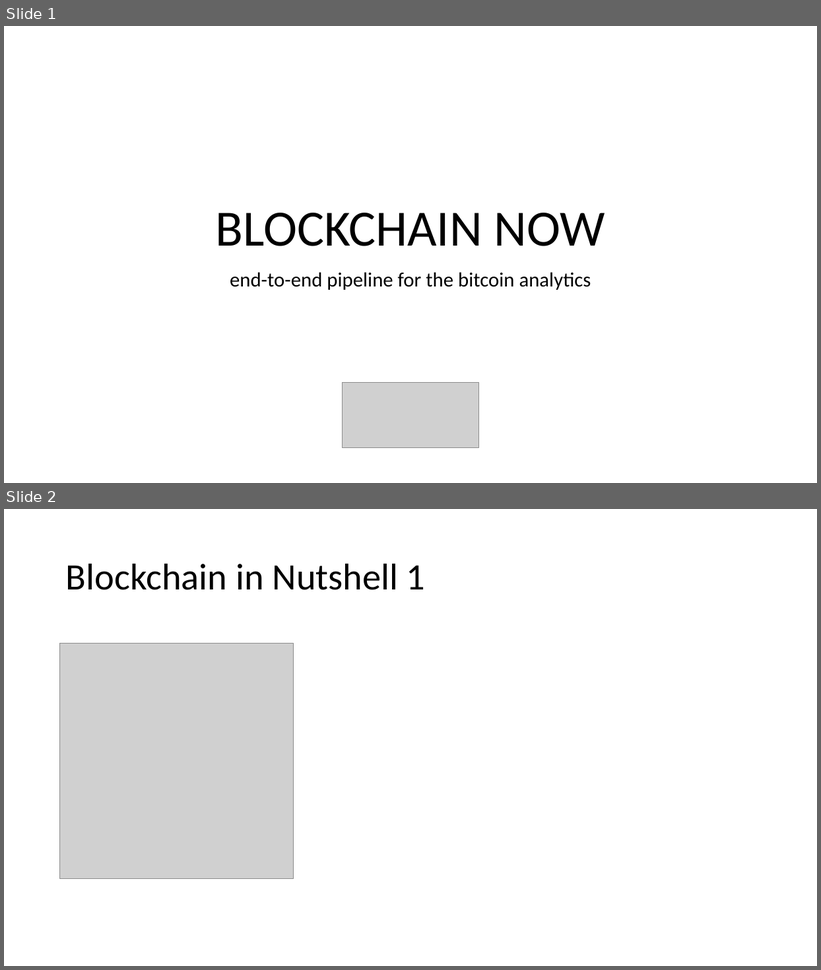
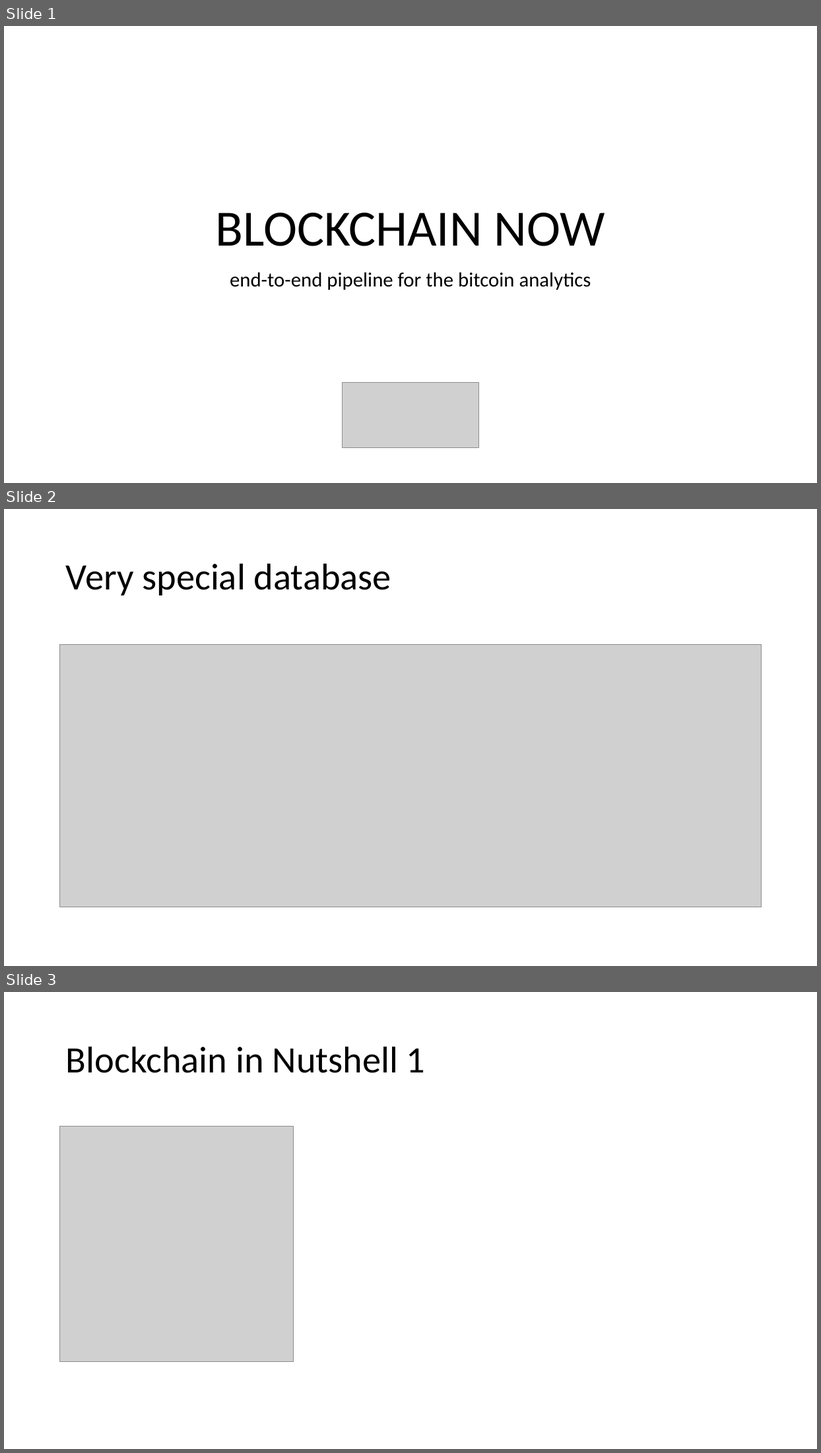
Before and after one commit to igorbarinov/blockchainnow, a slide deck: presentation/blockchain_now.pptx. Shown one above the other, each under a label of ours: slides 1 and 2 before the commit, slides 1, 2 and 3 after it. The pictures are 821x970 and 821x1453 pixels, drawn with LibreOffice and Linux fonts; fonts in the diff are those of the drawing; grey boxes stand for pictures. Boxes give left, top, right and bottom in pixels: in the first picture for what was removed or moved away, otherwise in the second. Text is boxed around its words. In the diff, an @@ line names an element or a change of style, - is before the commit and + after.

```diff
--- a/presentation/blockchain_now.pptx
+++ b/presentation/blockchain_now.pptx
@@ slide 2 added at (4, 509, 817, 966), background #FFFFFF @@
@@ title added at (66, 563, 391, 595), 44 pt, text #000000 @@
+Very special database
@@ picture added at (60, 644, 762, 908) @@
@@ what was slide 2 is now slide 3 @@
```
Also in this commit, not shown: 2 slides changed, 1 other slide added, 1 slide removed, 8 other files.
